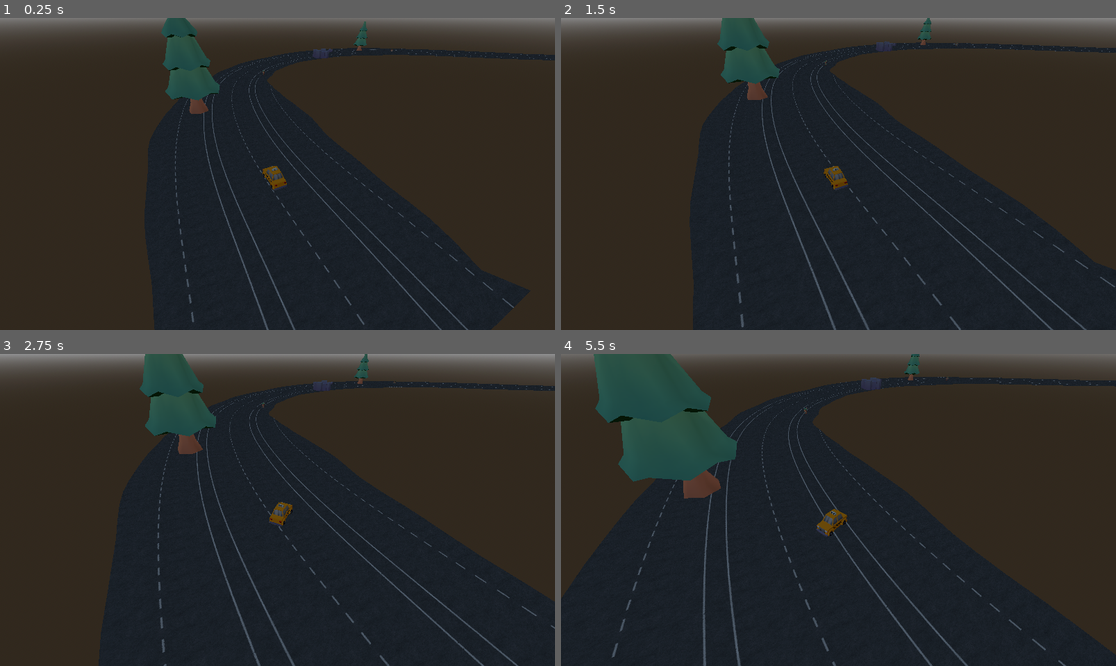
Above: before the commit, frames 1-4 (two rows, left to right).
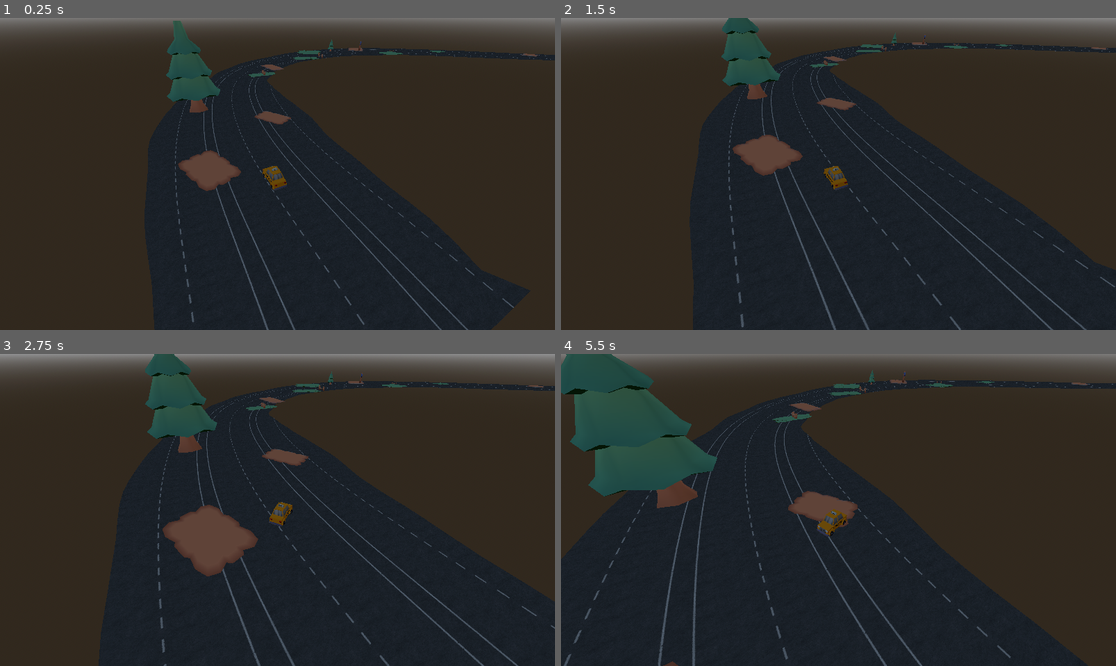
Above: after the commit, the same moments.

Repository: RuntimeRebelsStudio/YouAreYourOwnEnemy
Game: Godot game, scene res://scenes/main/main.tscn
Same seed, same stepped clock (60 frames per second), same inputs: the game is played once before the commit and once after it.
Inputs:
- Up to frame 1 (0.25 s): no input
- Up to frame 2 (1.5 s): hold D (right) 0.53-1.28 s; hold S (backward) from 1.28 s (still down)
- Up to frame 3 (2.75 s): release S (backward) at 2.03 s; hold D (right) from 2.03 s (still down)
- Up to frame 4 (5.5 s): release D (right) at 2.78 s; hold W (forward) 2.78-3.53 s; hold A (left) 3.53-5.03 s; hold S (backward) from 5.03 s (still down)

The runs differ from the first frame. In frame 1, 2.0% of the frame differs, in the area x 29-97%, y 0-56%; in frame 2, 2.0%; in frame 3, 3.7%; in frame 4, 13%, in the area x 0-100%, y 0-100%.

Commit message:
feat: added patches (player slowing needs to be implemented) + dual spawning of obstacles and patches

Diff:
--- a/scenes/obstacle/character-archer.tscn
+++ b/scenes/obstacle/character-archer.tscn
@@ -17,6 +17,7 @@
 
 [node name="CharacterArcher" type="StaticBody3D" unique_id=115081565]
 script = ExtResource("1_gaqt4")
+max_scale = 5.0
 
 [node name="character-archer" parent="." unique_id=1425049990 instance=ExtResource("1_g0304")]
 
--- /dev/null
+++ b/scenes/obstacle/dirt_patch.tscn
@@ -0,0 +1,16 @@
+[gd_scene format=3 uid="uid://b5a0ee58quw6w"]
+
+[ext_resource type="Script" uid="uid://xhnkyc8p0cin" path="res://scenes/obstacle/patch.gd" id="1_s68ox"]
+[ext_resource type="PackedScene" uid="uid://br43qrdgqy181" path="res://assets/obstacle/FBX/patch-dirt.fbx" id="2_s68ox"]
+
+[sub_resource type="BoxShape3D" id="BoxShape3D_8ri8m"]
+size = Vector3(0.88319397, 0.15344238, 0.8859558)
+
+[node name="DirtPatch" type="Area3D" unique_id=1886335771]
+script = ExtResource("1_s68ox")
+
+[node name="CollisionShape3D" type="CollisionShape3D" parent="." unique_id=898003675]
+transform = Transform3D(1, 0, 0, 0, 1, 0, 0, 0, 1, -0.01108551, 0.07672119, 0.011764526)
+shape = SubResource("BoxShape3D_8ri8m")
+
+[node name="patch-dirt" parent="." unique_id=668612467 instance=ExtResource("2_s68ox")]
--- a/scenes/obstacle/fence.tscn
+++ b/scenes/obstacle/fence.tscn
@@ -11,7 +11,7 @@
 
 [node name="Fence" type="StaticBody3D" unique_id=384178719]
 script = ExtResource("1_22en1")
-max_scale = 2.0
+max_scale = 4.0
 
 [node name="fence" parent="." unique_id=947928132 instance=ExtResource("1_7g223")]
 
--- a/scenes/obstacle/flag.tscn
+++ b/scenes/obstacle/flag.tscn
@@ -14,6 +14,7 @@
 
 [node name="Flag" type="StaticBody3D" unique_id=1087699740]
 script = ExtResource("1_cqdqj")
+max_scale = 7.0
 
 [node name="flag" parent="." unique_id=1534784782 instance=ExtResource("2_2ba2j")]
 
--- /dev/null
+++ b/scenes/obstacle/grass_patch.tscn
@@ -0,0 +1,16 @@
+[gd_scene format=3 uid="uid://ddinchd45rroe"]
+
+[ext_resource type="Script" uid="uid://xhnkyc8p0cin" path="res://scenes/obstacle/patch.gd" id="1_5e71b"]
+[ext_resource type="PackedScene" uid="uid://deqao05wuulp4" path="res://assets/obstacle/FBX/patch-grass.fbx" id="1_mvifc"]
+
+[sub_resource type="BoxShape3D" id="BoxShape3D_8ri8m"]
+size = Vector3(0.88319397, 0.15344238, 0.8859558)
+
+[node name="GrassPatch" type="Area3D" unique_id=1886335771]
+script = ExtResource("1_5e71b")
+
+[node name="patch-grass" parent="." unique_id=154619513 instance=ExtResource("1_mvifc")]
+
+[node name="CollisionShape3D" type="CollisionShape3D" parent="." unique_id=898003675]
+transform = Transform3D(1, 0, 0, 0, 1, 0, 0, 0, 1, -0.01108551, 0.07672119, 0.011764526)
+shape = SubResource("BoxShape3D_8ri8m")
--- /dev/null
+++ b/scenes/obstacle/patch.gd
@@ -0,0 +1,26 @@
+class_name GrassPatch
+extends Area3D
+
+@export_group("Geschwindigkeit")
+@export var slow_factor: float = 0.4 # Spieler hat nur noch 40% Leistung im Gras
+
+@export_group("Skalierung")
+@export var min_scale: float = 3.0
+@export var max_scale: float = 10.0
+
+func _ready() -> void:
+	# Signale für Betreten und Verlassen verbinden
+	body_entered.connect(_on_body_entered)
+	body_exited.connect(_on_body_exited)
+
+func _on_body_entered(body: Node3D) -> void:
+	if body is VehicleBody3D or body.is_in_group("player"):
+		print("Entered Zone")
+		if body.has_method("enter_slow_zone"):
+			body.enter_slow_zone(slow_factor)
+
+func _on_body_exited(body: Node3D) -> void:
+	if body is VehicleBody3D or body.is_in_group("player"):
+		print("Left Zone")
+		if body.has_method("exit_slow_zone"):
+			body.exit_slow_zone()
--- a/scenes/track/track_chunk.gd
+++ b/scenes/track/track_chunk.gd
@@ -2,7 +2,8 @@
 
 @export var road_texture: Texture2D          # Hier ziehen wir die Textur im Inspector rein
 @export var texture_repeat_distance: float = 4.0 # Alle wieviel Meter sich die Textur wiederholt
-@export var obstacle_scenes: Array[PackedScene] = []
+@export var obstacle_scenes: Array[PackedScene] = [] # Für 3D-Hindernisse (Steine, Bäume)
+@export var patch_scenes: Array[PackedScene] = []    # Für Bodenflächen (Gras, Öl, Decals)
 
 @onready var mesh_instance: MeshInstance3D = $MeshInstance
 @onready var collision_shape: CollisionShape3D = $CollisionShape
@@ -78,9 +79,35 @@
 	if array_mesh.get_faces().size() > 0:
 		collision_shape.shape = array_mesh.create_trimesh_shape()
 
-	# --- FBX-OBJEKTE SEED-BASIERT PLATZIEREN ---
+
+
+	# =========================================================
+	# 1. BODENFLÄCHEN SPAWNEN (Gras, Öllachen, Decals)
+	# =========================================================
+	if patch_scenes.size() > 0:
+		var patch_step := 10.0 # Alle 10 Meter auf Gras/Öl prüfen
+		var current_patch_s : float = ceil(start_s / patch_step) * patch_step
+
+		while current_patch_s < end_s:
+			var p_info := TrackMath.get_patch_info(current_patch_s, patch_scenes.size())
+			if p_info.get("has_patch", false):
+				var chosen_patch: PackedScene = patch_scenes[p_info.type_index]
+
+				spawn_obstacle_at(
+					current_patch_s,
+					p_info.offset_ratio,
+					chosen_patch,
+					p_info.rotation_deg,
+					p_info.scale_ratio_x,
+					p_info.scale_ratio_z
+				)
+			current_patch_s += patch_step
+
+	# =========================================================
+	# 2. 3D-HINDERNISSE SPAWNEN (Steine, Bäume, Kisten)
+	# =========================================================
 	if obstacle_scenes.size() > 0:
-		var check_step := 12.0
+		var check_step := 12.0 # Alle 12 Meter auf 3D-Hindernisse prüfen
 		var current_obs_s : float = ceil(start_s / check_step) * check_step
 
 		while current_obs_s < end_s:
@@ -88,12 +115,14 @@
 			if info.get("has_obstacle", false):
 				var chosen_scene: PackedScene = obstacle_scenes[info.type_index]
 
-				var rot_deg: float = info.get("rotation_deg", 0.0)
-				var sc_ratio: float = info.get("scale_ratio", 0.5)
-
-				# Spawnen mit Rotation und Skalierung
-				spawn_obstacle_at(current_obs_s, info.offset_ratio, chosen_scene, rot_deg, sc_ratio)
-
+				spawn_obstacle_at(
+					current_obs_s,
+					info.offset_ratio,
+					chosen_scene,
+					info.rotation_deg,
+					info.scale_ratio_x,
+					info.scale_ratio_z
+				)
 			current_obs_s += check_step
 
 func add_quad_with_uv(st: SurfaceTool,
@@ -114,48 +143,49 @@
 
 
 
-func spawn_obstacle_at(s: float, offset_ratio: float, scene_to_spawn: PackedScene, extra_rotation_deg: float = 0.0, scale_ratio: float = 0.5) -> void:
+func spawn_obstacle_at(s: float, offset_ratio: float, scene_to_spawn: PackedScene, extra_rotation_deg: float = 0.0, scale_ratio_x: float = 0.5, scale_ratio_z: float = 0.5) -> void:
 	if not scene_to_spawn:
 		return
 
 	var idx := int(s / TrackMath.step_size)
 	TrackMath.ensure_calculated_up_to(idx + 1)
-	var current_width := TrackMath.widths[idx]
 
 	var center_pos := TrackMath.points[idx]
 	var norm := TrackMath.normals[idx]
 	var half_w := TrackMath.widths[idx] / 2.0
 
-	var final_scale_factor : float
-	# Bei sehr engen Abschnitten (z. B. < 8m) Skalierung begrenzen und Kanten freihalten
-	if current_width < 8.0:
-		final_scale_factor = minf(final_scale_factor, 1.5) # Nicht riesig werden lassen
-		offset_ratio = clampf(offset_ratio, -0.4, 0.4) # Eher mittig/kontrolliert halten
 	var spawn_pos := center_pos + norm * (half_w * offset_ratio)
 
 	var obs := scene_to_spawn.instantiate() as Node3D
 	add_child(obs)
 	obs.global_position = spawn_pos
 
-	# 1. Ausrichtung an der Straße
+	# 1. Ausrichtung an der Fahrtrichtung der Straße
 	var tan := TrackMath.tangents[idx]
 	if tan.length() > 0:
 		obs.look_at(obs.global_position + tan, Vector3.UP)
 
-	# 2. Lokale Rotation anwenden
+	# 2. Lokale Rotation
 	obs.rotate_object_local(Vector3.UP, deg_to_rad(extra_rotation_deg))
 
-	# 3. INDIVIDUELLE SKALIERUNG BERECHNEN UND ANWENDEN
+	# 3. MIN/MAX SKALIERUNG BERECHNEN
 	var min_s: float = 1.0
 	var max_s: float = 1.0
 
-	# Prüft, ob das Objekt min_scale / max_scale Variablen definiert hat
 	if "min_scale" in obs:
 		min_s = obs.min_scale
 	if "max_scale" in obs:
 		max_s = obs.max_scale
 
-	# Interpoliert individuell für dieses Objekt
-	if current_width >= 8.0: final_scale_factor = lerp(min_s, max_s, scale_ratio)
+	# X und Z unabhängig voneinander berechnen
+	var final_scale_x : float = lerp(min_s, max_s, scale_ratio_x)
+	var final_scale_z : float = lerp(min_s, max_s, scale_ratio_z)
 
-	obs.scale = Vector3.ONE * final_scale_factor
+	# 4. HÖHE (Y) ANPASSEN
+	var final_scale_y := 1.0
+	if not (obs is GrassPatch):
+		# Für 3D-Hindernisse (Steine/Kisten): Höhe als Mittelwert nehmen,
+		# damit Objekte nicht extrem verzerrt/platt wirken
+		final_scale_y = (final_scale_x + final_scale_z) / 2.0
+
+	obs.scale = Vector3(final_scale_x, final_scale_y, final_scale_z)
--- a/scenes/track/track_chunk.tscn
+++ b/scenes/track/track_chunk.tscn
@@ -8,11 +8,14 @@
 [ext_resource type="PackedScene" uid="uid://c41qrik1upfj0" path="res://scenes/obstacle/character-archer.tscn" id="6_hvr2s"]
 [ext_resource type="PackedScene" uid="uid://ctqlorav2l0je" path="res://scenes/obstacle/flag.tscn" id="7_06kto"]
 [ext_resource type="PackedScene" uid="uid://b1uiwfsgaerr" path="res://scenes/obstacle/stones.tscn" id="8_3ujw3"]
+[ext_resource type="PackedScene" uid="uid://ddinchd45rroe" path="res://scenes/obstacle/grass_patch.tscn" id="9_544tm"]
+[ext_resource type="PackedScene" uid="uid://b5a0ee58quw6w" path="res://scenes/obstacle/dirt_patch.tscn" id="10_556pl"]
 
 [node name="TrackChunk" type="StaticBody3D" unique_id=443274225]
 script = ExtResource("1_c1u5b")
 road_texture = ExtResource("2_joh5a")
-obstacle_scenes = Array[PackedScene]([ExtResource("3_joh5a"), ExtResource("4_hvr2s"), ExtResource("5_06kto"), ExtResource("6_hvr2s"), ExtResource("7_06kto"), ExtResource("8_3ujw3")])
+obstacle_scenes = Array[PackedScene]([ExtResource("6_hvr2s"), ExtResource("3_joh5a"), ExtResource("7_06kto"), ExtResource("4_hvr2s"), ExtResource("8_3ujw3"), ExtResource("5_06kto"), ExtResource("5_06kto")])
+patch_scenes = Array[PackedScene]([ExtResource("9_544tm"), ExtResource("9_544tm"), ExtResource("10_556pl"), ExtResource("10_556pl")])
 
 [node name="MeshInstance" type="MeshInstance3D" parent="." unique_id=1918029248]
 
--- a/scripts/TrackMath.gd
+++ b/scripts/TrackMath.gd
@@ -148,7 +148,7 @@
 	if asset_count == 0:
 		return {"has_obstacle": false}
 
-	if s < 30.0:
+	if s < 20.0:
 		return {"has_obstacle": false} # Sicherer Startbereich
 
 	# --- 1. SCHWIERIGKEITS-SKALIERUNG BERECHNEN ---
@@ -187,16 +187,65 @@
 			var rot_hash := posmod(hash(step_id * 9182731 ^ (noise_obs_spawn.seed + 123)), 100000)
 			var rotation_deg := (rot_hash % 3600) / 10.0
 
-			# 6. Skalierungs-Verhältnis (0.0 bis 1.0)
-			var scale_hash := posmod(hash(step_id * 482711 ^ (noise_obs_spawn.seed + 222)), 100000)
-			var scale_ratio := (scale_hash % 1001) / 1000.0
+			# 6. UNABHÄNGIGE SKALIERUNG FÜR X UND Z (0.0 bis 1.0)
+			var scale_x_hash := posmod(hash(step_id * 482711 ^ (noise_obs_spawn.seed + 222)), 100000)
+			var scale_z_hash := posmod(hash(step_id * 619283 ^ (noise_obs_spawn.seed + 333)), 100000)
+
+			var scale_ratio_x := (scale_x_hash % 1001) / 1000.0
+			var scale_ratio_z := (scale_z_hash % 1001) / 1000.0
 
 			return {
 				"has_obstacle": true,
 				"offset_ratio": offset_ratio,
 				"type_index": selected_index,
 				"rotation_deg": rotation_deg,
-				"scale_ratio": scale_ratio
+				"scale_ratio_x": scale_ratio_x,
+				"scale_ratio_z": scale_ratio_z
 			}
 
 	return {"has_obstacle": false}
+
+
+
+# Unabhängige Abfrage für Bodenflächen (Gras, Öl, Decals)
+static func get_patch_info(s: float, patch_count: int) -> Dictionary:
+	if patch_count == 0:
+		return {"has_patch": false}
+
+	if s < 20.0: # Kleiner Startpuffer
+		return {"has_patch": false}
+
+	var step_id := int(s)
+
+	# 1. Deterministische Spawn-Chance für Bodenflächen (z. B. 35% Chance alle 10m)
+	var spawn_hash := posmod(hash(step_id * 104729 ^ (noise_obs_spawn.seed + 777)), 100000)
+	var spawn_chance := (spawn_hash % 100) / 100.0
+
+	if spawn_chance < 0.35: # 35% Chance
+		# 2. Welches Patch-Asset (Gras 1, Gras 2, Öl, etc.)
+		var type_hash := posmod(hash(step_id * 224737 ^ (noise_obs_spawn.seed + 888)), 100000)
+		var selected_index := type_hash % patch_count
+
+		# 3. Querposition auf der Straße (-0.8 bis +0.8)
+		var pos_hash := posmod(hash(step_id * 334829 ^ (noise_obs_spawn.seed + 999)), 100000)
+		var normalized_pos := (pos_hash % 1001) / 1000.0
+		var offset_ratio := (normalized_pos * 1.6) - 0.8
+
+		# 4. Zufallswinkel (0 bis 360 Grad)
+		var rot_hash := posmod(hash(step_id * 445801 ^ (noise_obs_spawn.seed + 111)), 100000)
+		var rotation_deg := (rot_hash % 3600) / 10.0
+
+		# 5. Getrennte Skalierung für X und Z
+		var scale_x_hash := posmod(hash(step_id * 556817 ^ (noise_obs_spawn.seed + 222)), 100000)
+		var scale_z_hash := posmod(hash(step_id * 667829 ^ (noise_obs_spawn.seed + 333)), 100000)
+
+		return {
+			"has_patch": true,
+			"offset_ratio": offset_ratio,
+			"type_index": selected_index,
+			"rotation_deg": rotation_deg,
+			"scale_ratio_x": (scale_x_hash % 1001) / 1000.0,
+			"scale_ratio_z": (scale_z_hash % 1001) / 1000.0
+		}
+
+	return {"has_patch": false}
Not shown, added: scenes/obstacle/patch.gd.uid
